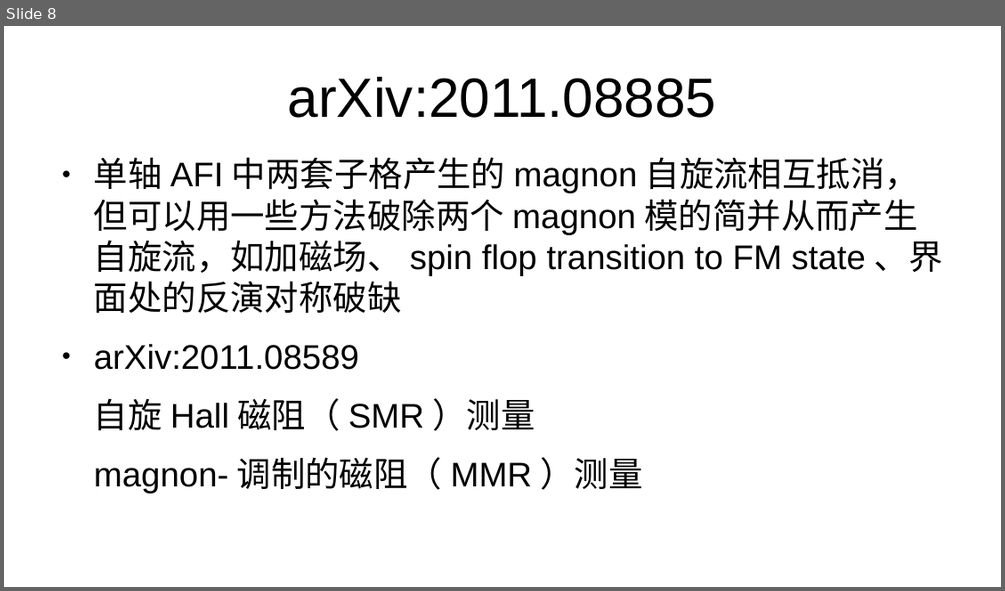
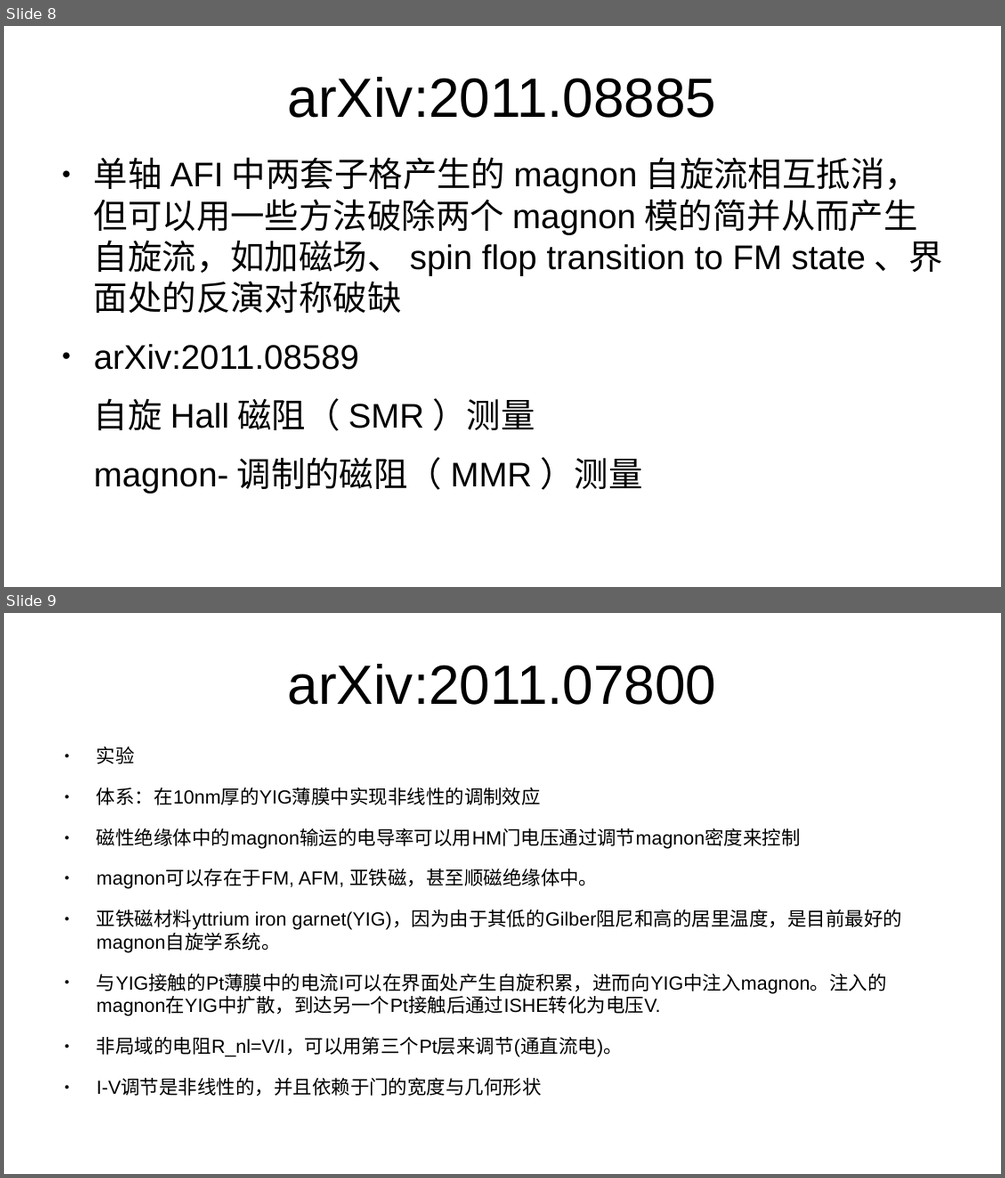
Before and after one commit to GoldenRaven/reference_reading, a slide deck: magnon.odp. Shown one above the other, each under a label of ours: slide 8 before the commit, slides 8 and 9 after it. The pictures are 1005x591 and 1005x1178 pixels, drawn with LibreOffice and Linux fonts; fonts in the diff are those of the drawing. Boxes give left, top, right and bottom in pixels: in the first picture for what was removed or moved away, otherwise in the second. Text is boxed around its words. In the diff, an @@ line names an element or a change of style, - is before the commit and + after.

```diff
--- a/magnon.odp
+++ b/magnon.odp
@@ slide 9 added at (4,613,1001,1174), background #FFFFFF @@
@@ title added at (288,664,717,705), 44 pt, text #000000 @@
+arXiv:2011.07800
@@ text added at (97,747,902,1095), 15.2 pt, text #000000 @@
+● 实验
+● 体系：在10nm厚的YIG薄膜中实现非线性的调制效应
+● 磁性绝缘体中的magnon输运的电导率可以用HM门电压通过调节magnon密度来控制
+● magnon可以存在于FM, AFM, 亚铁磁，甚至顺磁绝缘体中。
+● 亚铁磁材料yttrium iron garnet(YIG)，因为由于其低的Gilber阻尼和高的居里温度，是目前最好的magnon自旋学系统。
+● 与YIG接触的Pt薄膜中的电流I可以在界面处产生自旋积累，进而向YIG中注入magnon。注入的magnon在YIG中扩散，到达另一个Pt接触后通过ISHE转化为电压V.
+● 非局域的电阻R_nl=V/I，可以用第三个Pt层来调节(通直流电)。
+● I-V调节是非线性的，并且依赖于门的宽度与几何形状
```
Also in this commit, not shown: 3 other slides added, 1 slide removed, 6 other files.
